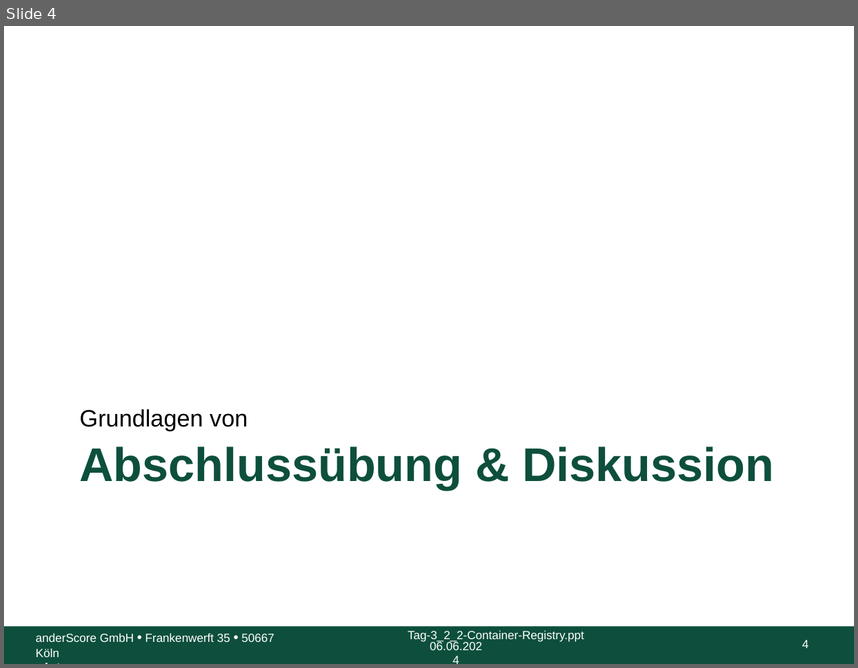
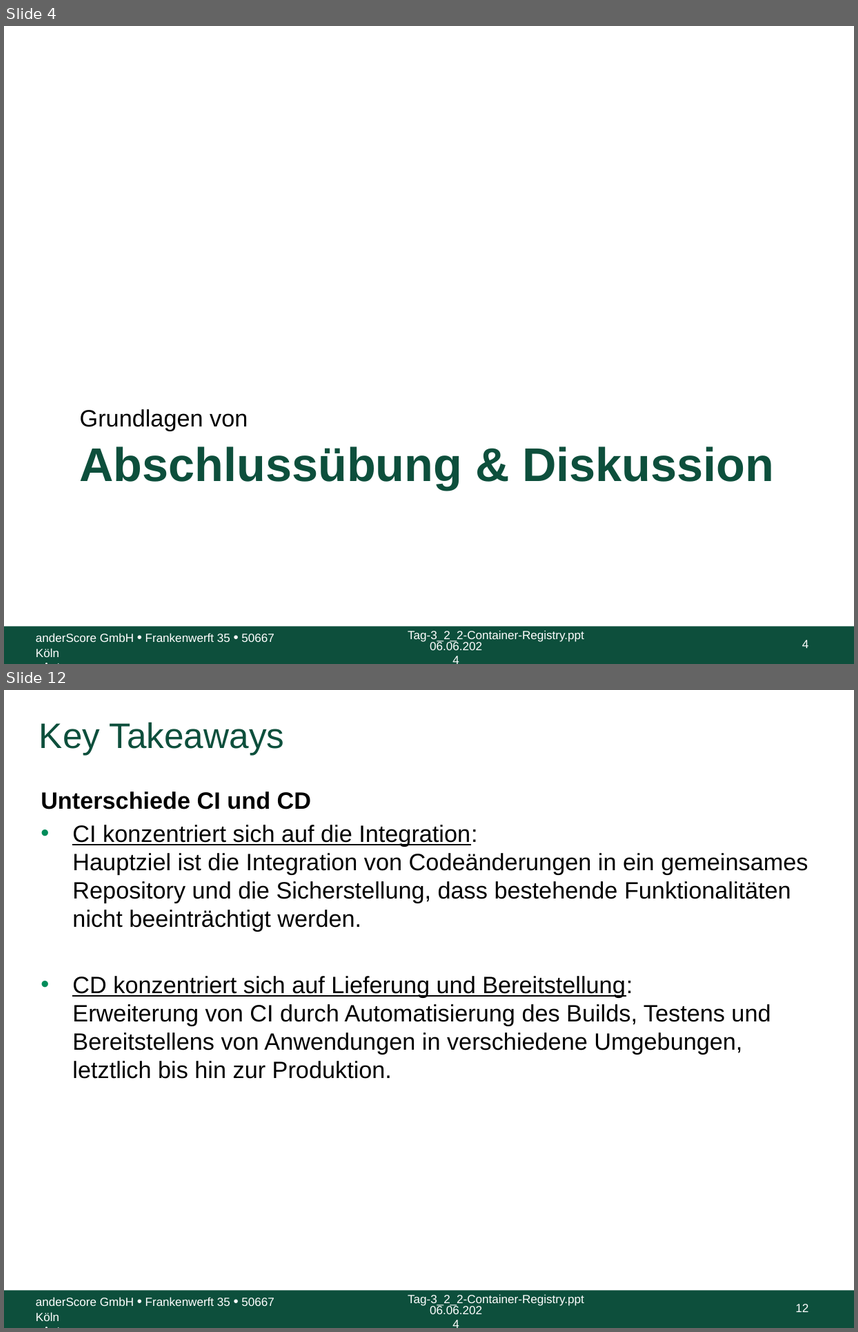
Before and after one commit to anderscore-gmbh/gitlab, a slide deck: slides/Tag-3_5-Abschluss.pptx. Shown one above the other, each under a label of ours: slide 4 before the commit, slides 4 and 12 after it; the slides between them are not shown. The pictures are 858x668 and 858x1332 pixels, drawn with LibreOffice and Linux fonts; fonts in the diff are those of the drawing; background and template pictures are left out. Boxes give left, top, right and bottom in pixels: in the first picture for what was removed or moved away, otherwise in the second. Text is boxed around its words. In the diff, an @@ line names an element or a change of style, - is before the commit and + after.

Commit message:
Key Takewaways zu: Workflow, Versionisierungsstrategie, CI, CD und Unterschied zw. CI & CD hinzugefügt

```diff
--- a/slides/Tag-3_5-Abschluss.pptx
+++ b/slides/Tag-3_5-Abschluss.pptx
@@ slide 12 added at box(4, 690, 854, 1328), background #FFFFFF; not listed: 5 template elements that a slide beside it also shows @@
@@ title added at box(39, 722, 285, 755), 30 pt, text #0D4F3C @@
+Key Takeaways
@@ text added at box(41, 791, 808, 1078), 20 pt, text #000000 @@
+Unterschiede CI und CD
+• CI konzentriert sich auf die Integration:
+  Hauptziel ist die Integration von Codeänderungen in ein gemeinsames Repository und die Sicherstellung, dass bestehende Funktionalitäten nicht beeinträchtigt werden.
+• CD konzentriert sich auf Lieferung und Bereitstellung:
+  Erweiterung von CI durch Automatisierung des Builds, Testens und Bereitstellens von Anwendungen in verschiedene Umgebungen, letztlich bis hin zur Produktion.
```
Also in this commit, not shown: 1 slide changed, 7 other slides added.
